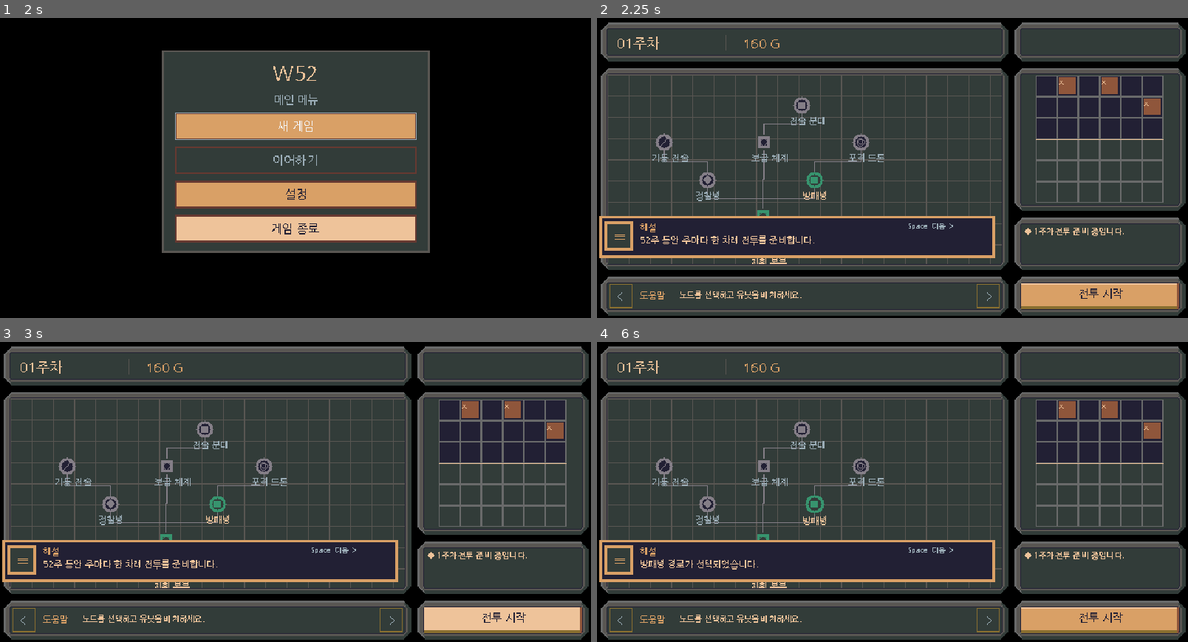
Above: before the commit, frames 1-4 (two rows, left to right).
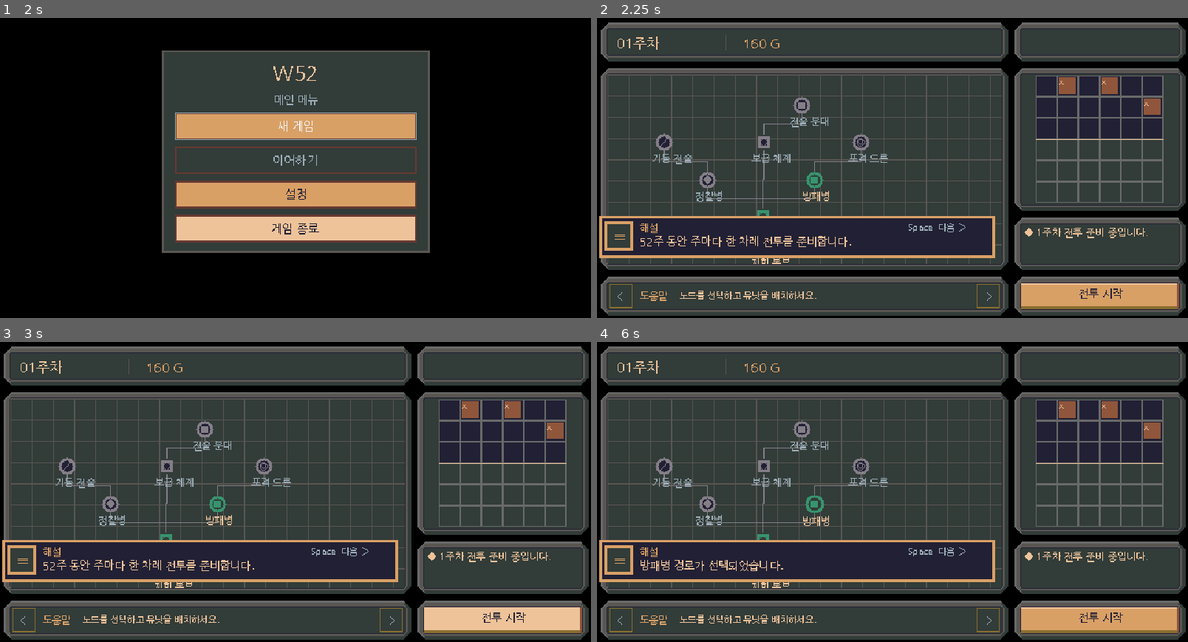
Above: after the commit, the same moments.

Repository: xcliming-svg/w52
Game: Godot game, scene res://main.tscn
Two runs of this game, one before a commit and one after it. Both use one fixed random seed, a clock stepped at 60 frames per second and the inputs below.
Inputs (mouse positions are in pixels of both pictures, inside the frame that each line leads up to):
- Up to frame 1 (2 s): tap Enter at 0.5 s; move the mouse to (425, 135) at 0.52 s; click (425, 135) at 0.67 s; tap Space at 0.77, 1.25 s; drag from (177, 168) to (265, 219) at 1.27 s
- Up to frame 2 (2.25 s): click "새 게임" at 2 s
- Up to frame 3 (3 s): click (502, 621) at 2.75 s
- Up to frame 4 (6 s): click (1099, 621) at 3.5 s; click (1099, 621) at 4.25 s; tap Enter at 5 s; move the mouse to (892, 477) at 5.02 s; click (892, 477) at 5.17 s; tap Space at 5.75 s; drag from (862, 543) to (715, 426) at 5.77 s

Frame 1 is identical in both runs. In frame 2, 1.6% of the frame differs, in the area x 7-94%, y 33-95%; in frame 3, 1.6%; in frame 4, 1.5%.

Commit message:
fix(ui): increase low-resolution Korean legibility without moving panel geometry

Diff:
--- a/scripts/game.gd
+++ b/scripts/game.gd
@@ -130,7 +130,7 @@
 
     deploy_button = UI.make_button("배치", Vector2(61, 31))
     deploy_button.position = Vector2(-500, -500)
-    deploy_button.add_theme_font_size_override("font_size", 8)
+    deploy_button.add_theme_font_size_override("font_size", 10)
     deploy_button.size = Vector2(61, 31)
     deploy_button.pressed.connect(_deploy_selected)
     add_child(deploy_button)
@@ -231,11 +231,11 @@
     # Entire node + name bounding box, including selection enlargement.
     var p := (Vector2(node["p"]) * WORLD_SCALE).round()
     var radius := 11.0
-    var label_width := FONT.get_string_size(str(node["name"]), HORIZONTAL_ALIGNMENT_LEFT, -1, 10).x
+    var label_width := FONT.get_string_size(str(node["name"]), HORIZONTAL_ALIGNMENT_LEFT, -1, 11).x
     var left := minf(p.x - radius, p.x - 13.0)
     var right := maxf(p.x + radius, p.x - 13.0 + label_width)
     var top := p.y - radius
-    var bottom := p.y + radius + 2.0 + 10.0 + FONT.get_descent(10)
+    var bottom := p.y + radius + 2.0 + 11.0 + FONT.get_descent(11)
     return Rect2(Vector2(left, top), Vector2(right - left, bottom - top))
 
 func _readable_tree_area() -> Rect2:
@@ -535,7 +535,7 @@
         log_column.remove_child(child)
         child.queue_free()
     for entry in log_items:
-        var label := UI.make_label("◆ " + entry, 9, UI.TEXT)
+        var label := UI.make_label("◆ " + entry, 11, UI.TEXT)
         label.horizontal_alignment = HORIZONTAL_ALIGNMENT_LEFT
         label.autowrap_mode = TextServer.AUTOWRAP_WORD_SMART
         label.custom_minimum_size.x = UI.content_rect("R3").size.x - 15
@@ -676,8 +676,8 @@
     _text("%s G" % _group_digits(g), Vector2(header.position + Vector2i(147, 7)), 14, UI.GOLD)
     _draw_field()
     var help := UI.content_rect("L3")
-    _text("도움말", Vector2(help.position + Vector2i(35, 7)), 10, UI.GOLD)
-    _text(_help_text(), Vector2(help.position + Vector2i(78, 7)), 9)
+    _text("도움말", Vector2(help.position + Vector2i(35, 7)), 11, UI.GOLD)
+    _text(_help_text(), Vector2(help.position + Vector2i(78, 7)), 10)
     _draw_help_arrow(prev_button, "〈")
     _draw_help_arrow(next_button, "〉")
     _draw_action_background()
@@ -773,7 +773,7 @@
         else:
             _draw_pixel_circle(tree_canvas, center, radius, fill, border)
         _layer_text(tree_canvas, str(node["symbol"]), p + Vector2(-5, -7), 11, border)
-        _layer_text(tree_canvas, str(node["name"]), p + Vector2(-13, radius + 2), 10, UI.MUTED if locked else UI.TEXT)
+        _layer_text(tree_canvas, str(node["name"]), p + Vector2(-13, radius + 2), 11, UI.MUTED if locked else UI.TEXT)
 
 func _draw_popup() -> void:
     if selected_id.is_empty():
@@ -786,7 +786,7 @@
     _layer_text(popup_surface, str(node["name"]), panel.position + Vector2(7, 5), 13)
     var details := str(node["detail"]).split("|")
     for i in range(details.size()):
-        _layer_text(popup_surface, str(details[i]), panel.position + Vector2(7, 29 + i * 13), 10, UI.MUTED)
+        _layer_text(popup_surface, str(details[i]), panel.position + Vector2(7, 29 + i * 13), 11, UI.MUTED)
 
 func _draw_field() -> void:
     var grid := _grid_geometry()
@@ -821,7 +821,7 @@
     _layer_box(dialogue_surface, portrait, UI.NODE_FILL, UI.GOLD)
     var speaker := "해설" if dialogue_index == 0 or dialogue_index == 2 or dialogue_index == 4 else "작전 참모"
     _layer_text(dialogue_surface, "≡" if speaker == "해설" else "◆", Vector2(18, 261), 17, UI.GOLD)
-    _layer_text(dialogue_surface, speaker, Vector2(46, 255), 10, UI.GOLD)
+    _layer_text(dialogue_surface, speaker, Vector2(46, 255), 11, UI.GOLD)
     var lines := _dialogue_content()
-    _layer_text(dialogue_surface, lines[mini(dialogue_index, DIALOGUE_COUNT - 1)], Vector2(46, 269), 10)
-    _layer_text(dialogue_surface, "Space  다음 ›", Vector2(336, 255), 8, UI.MUTED)
+    _layer_text(dialogue_surface, lines[mini(dialogue_index, DIALOGUE_COUNT - 1)], Vector2(46, 269), 12)
+    _layer_text(dialogue_surface, "Space  다음 ›", Vector2(336, 255), 10, UI.MUTED)
